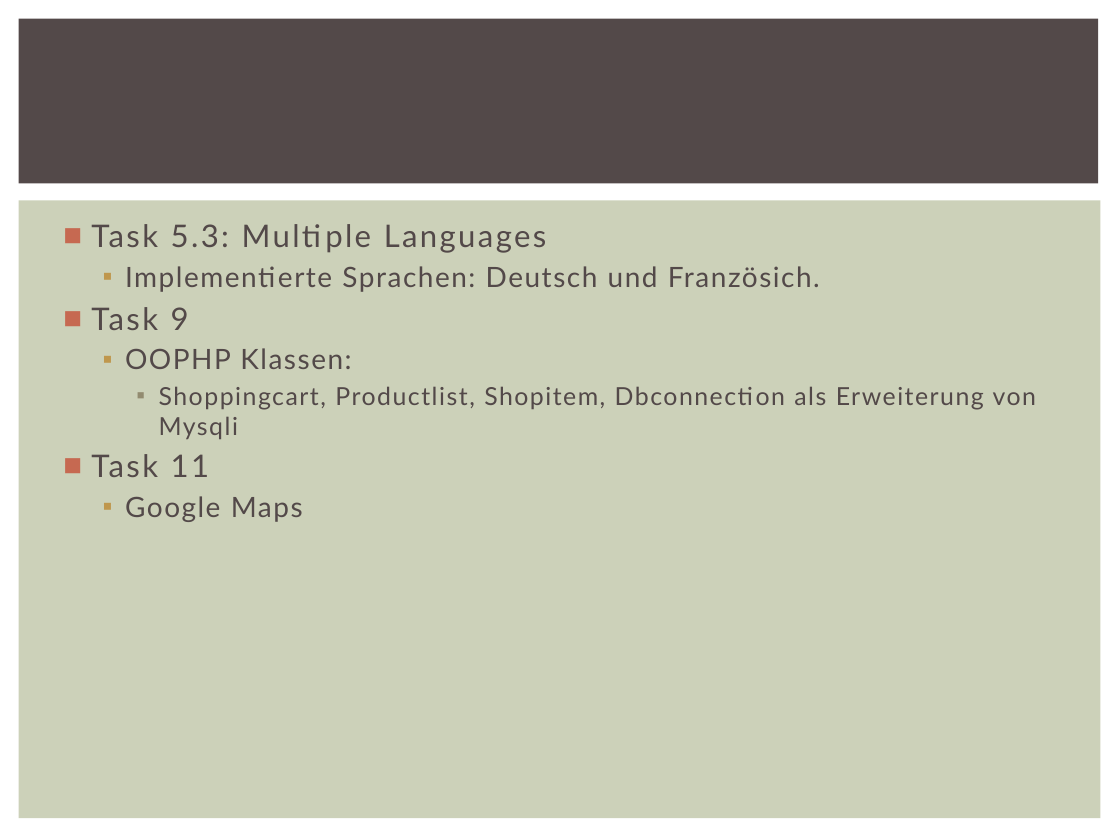
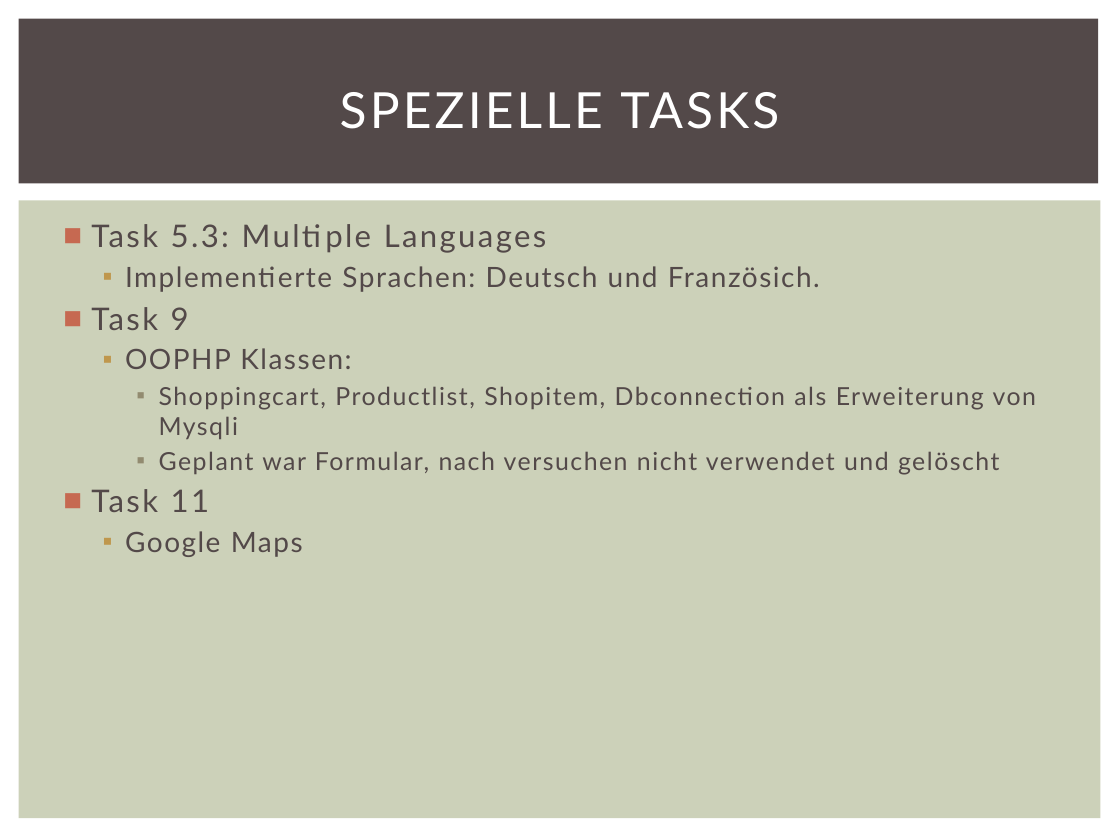
Before and after one commit to menzs2/ch.bfh.bti7054.w2013.q.menzs2, a slide deck: slide 4 of docs/Slides.pptx. Drawn at 1120x840 pixels with LibreOffice and Linux fonts; fonts in the diff are those of the drawing. Boxes give left, top, right and bottom in pixels: in the first picture for what was removed or moved away, otherwise in the second. Text is boxed around its words. In the diff, an @@ line names an element or a change of style, - is before the commit and + after.

Commit message:
Documentation and Slides Information page

```diff
--- a/docs/Slides.pptx
+++ b/docs/Slides.pptx
@@ title added at bbox=[340, 92, 779, 129], 32 pt, text #FFFFFF @@
+SPEZIELLE TASKS
@@ text at bbox=[159, 451, 1000, 474]: paragraph added @@
+    ▪ Geplant war Formular, nach versuchen nicht verwendet und gelöscht
```
Also in this commit, not shown: 2 other files.
